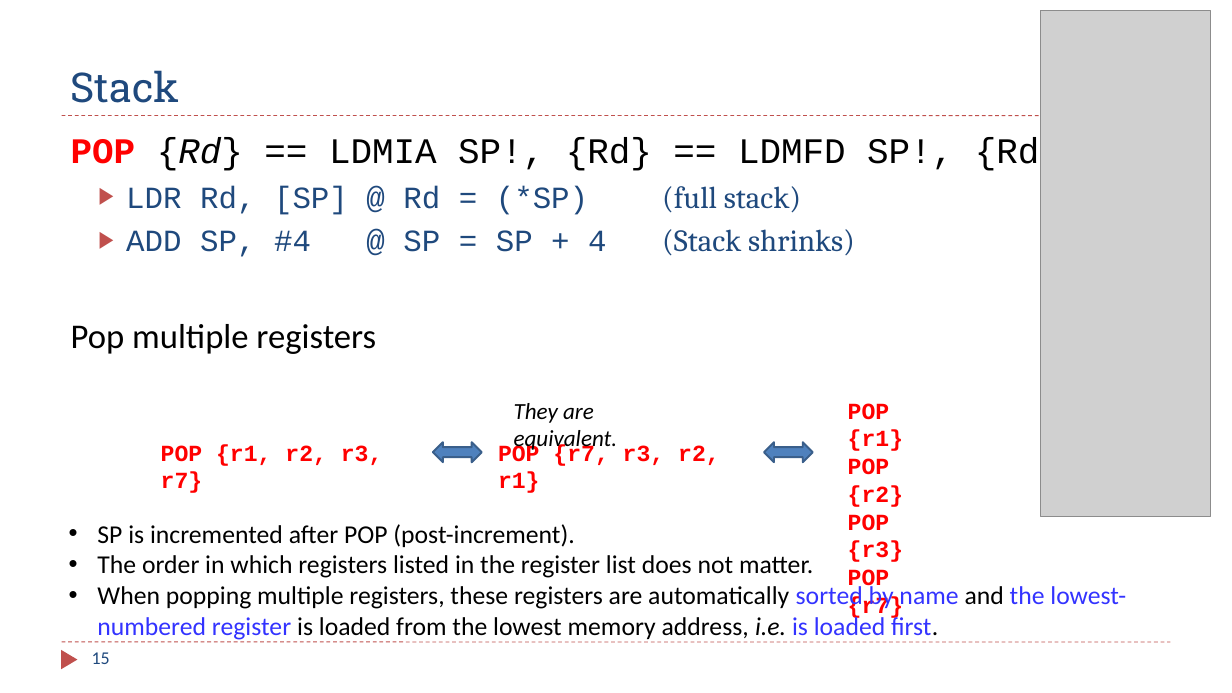
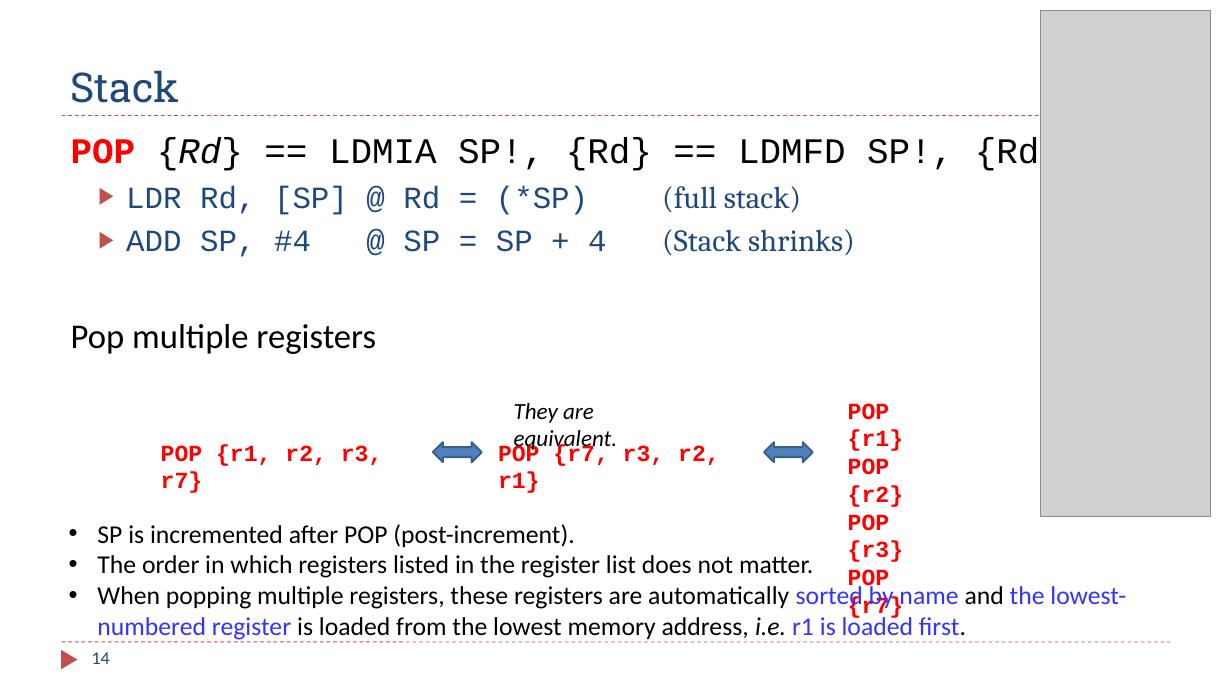
Before and after one commit to guhofstra/CSC111Fa25, a slide deck: slide 14 of PPTs/Ch8_ARM_Subroutines_2_Stack_Preserve_Environment.pptx (slide 15 before the commit). Drawn at 1232x693 pixels with LibreOffice and Linux fonts; fonts in the diff are those of the drawing; grey boxes stand for pictures. Boxes give left, top, right and bottom in pixels: in the first picture for what was removed or moved away, otherwise in the second. Text is boxed around its words. In the diff, an @@ line names an element or a change of style, - is before the commit and + after.

```diff
--- a/PPTs/Ch8_ARM_Subroutines_2_Stack_Preserve_Environment.pptx
+++ b/PPTs/Ch8_ARM_Subroutines_2_Stack_Preserve_Environment.pptx
@@ text at bbox=[97, 583, 1126, 640]: text changed @@
-• When popping multiple registers, these registers are automatically sorted by name and the lowest-numbered register is loaded from the lowest memory address, i.e. is loaded first.
+• When popping multiple registers, these registers are automatically sorted by name and the lowest-numbered register is loaded from the lowest memory address, i.e. r1 is loaded first.
@@ page number at bbox=[92, 652, 110, 664]: text changed @@
-15
+14
```
Also in this commit, not shown: 2 other slides changed, 1 slide removed, 3 other files.
